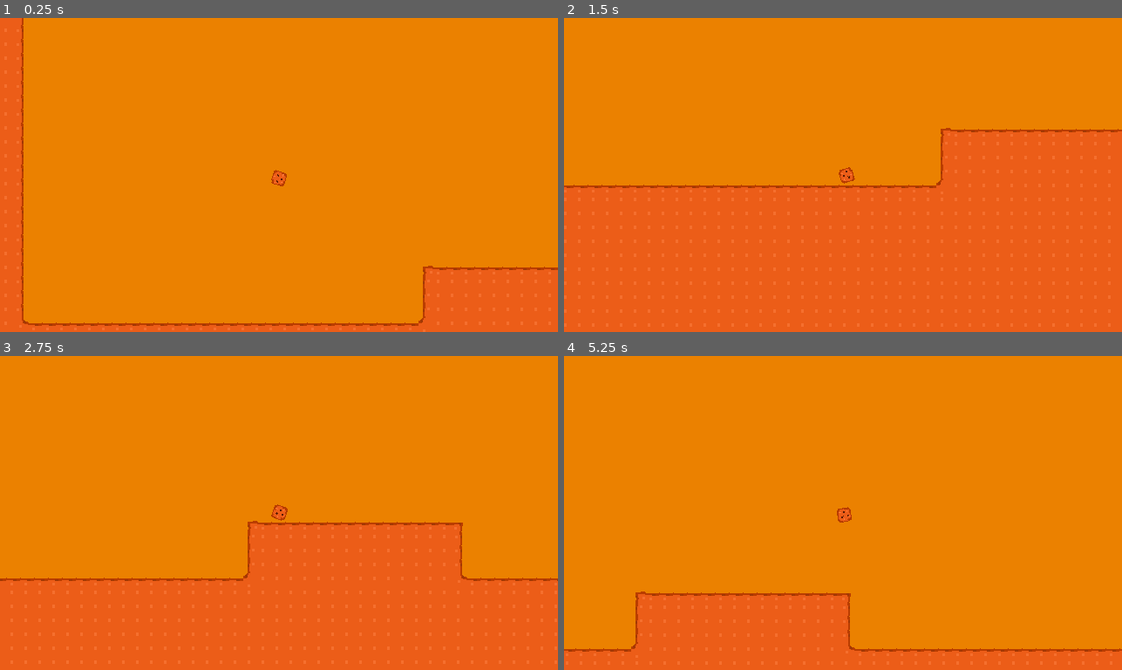
Above: before the commit, frames 1-4 (two rows, left to right).
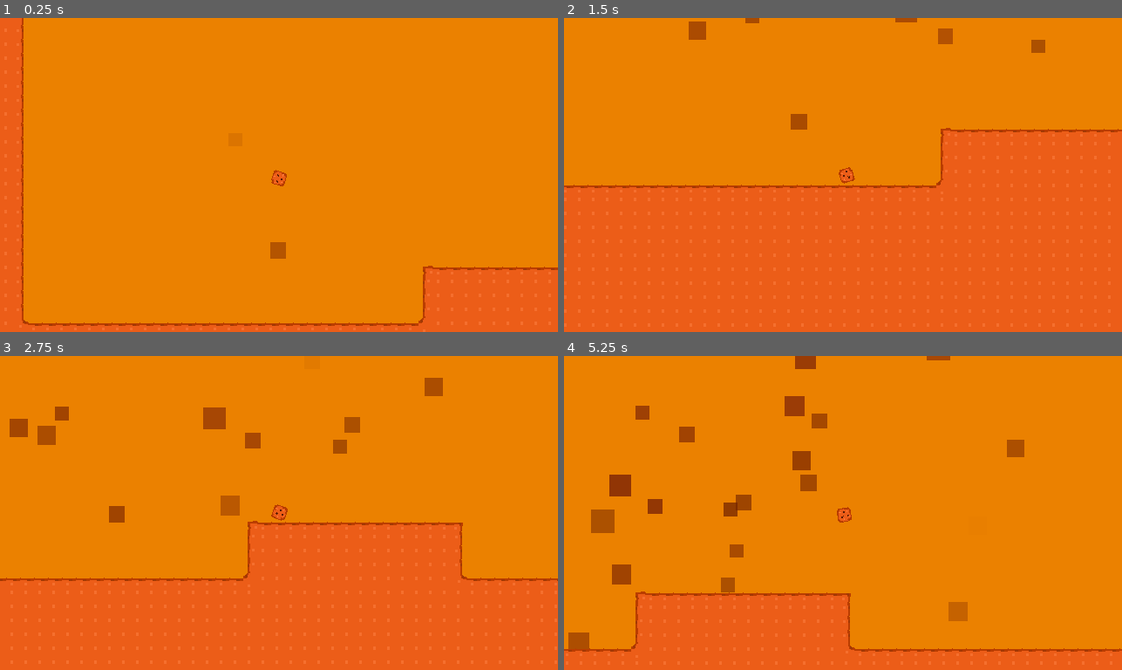
Above: after the commit, the same moments.

Repository: officialErnests/COOKIER
Game: Godot game, scene res://Scene/main_game.tscn
Same seed, same stepped clock (60 frames per second), same inputs: the game is played once before the commit and once after it.
Inputs:
- Up to frame 1 (0.25 s): no input
- Up to frame 2 (1.5 s): tap Enter at 0.5 s; hold D (right) from 0.53 s (still down); tap W (jump) at 0.77 s
- Up to frame 3 (2.75 s): tap W (jump) at 1.52 s; release D (right) at 2.03 s; hold A (left) from 2.03 s (still down)
- Up to frame 4 (5.25 s): release A (left) at 2.78 s; hold D (right) 2.78-4.28 s; tap W (jump) at 3.02, 3.77, 4.52 s; hold A (left) 4.28-5.03 s; hold D (right) from 5.03 s (still down)

The runs differ from the first frame. In frame 1, 0.1% of the frame differs, in the area x 48-52%, y 71-77%; in frame 2, 0.7%; in frame 3, 1.7%; in frame 4, 3.2%, in the area x 0-83%, y 0-94%.

Commit message:
MORE SHMOVING

Diff:
--- a/Scene/main_game.tscn
+++ b/Scene/main_game.tscn
@@ -1,9 +1,10 @@
-[gd_scene load_steps=7 format=4 uid="uid://couf5d2ja8hlw"]
+[gd_scene load_steps=11 format=4 uid="uid://couf5d2ja8hlw"]
 
 [ext_resource type="PackedScene" uid="uid://cbug8uf2jfnsj" path="res://Scene/player.tscn" id="1_jv8gs"]
 [ext_resource type="Texture2D" uid="uid://b6d4mpsdxod5h" path="res://Assets/tilemap/Cookie_dough.png" id="2_vh4eo"]
 [ext_resource type="Script" uid="uid://dn1gx7ihof05a" path="res://Scripts/destruction.gd" id="3_1btii"]
 [ext_resource type="Script" uid="uid://jntpygkaorbk" path="res://Scripts/follow_cam.gd" id="3_htkpn"]
+[ext_resource type="Script" uid="uid://di1ylt0fak0" path="res://Scripts/follow_cam_center.gd" id="5_44mwd"]
 
 [sub_resource type="TileSetAtlasSource" id="TileSetAtlasSource_htkpn"]
 texture = ExtResource("2_vh4eo")
@@ -393,6 +394,33 @@
 terrain_set_0/terrain_0/color = Color(0.5, 0.34375, 0.25, 1)
 sources/1 = SubResource("TileSetAtlasSource_htkpn")
 
+[sub_resource type="Curve" id="Curve_1btii"]
+_data = [Vector2(0, 0), 0.0, 0.0, 0, 0, Vector2(0.025641, 0.520311), 0.0, 0.0, 0, 0, Vector2(0.864469, 1), 0.0, 0.0, 0, 0, Vector2(1, 0), 0.0, 0.0, 0, 0]
+point_count = 4
+
+[sub_resource type="CurveTexture" id="CurveTexture_58ae2"]
+curve = SubResource("Curve_1btii")
+
+[sub_resource type="ParticleProcessMaterial" id="ParticleProcessMaterial_qy5om"]
+particle_flag_disable_z = true
+emission_shape_scale = Vector3(320, 320, 1)
+emission_shape = 3
+emission_box_extents = Vector3(1, 1, 1)
+direction = Vector3(0, 1, 0)
+initial_velocity_min = 10.0
+initial_velocity_max = 10.0
+radial_velocity_min = -10.0
+radial_velocity_max = -2.23517e-05
+gravity = Vector3(0, -5, 0)
+scale_min = 15.41
+scale_max = 27.4
+color = Color(0.447839, 0.11488, 9.62615e-08, 1)
+alpha_curve = SubResource("CurveTexture_58ae2")
+hue_variation_min = -0.03
+hue_variation_max = 0.03
+turbulence_initial_displacement_min = -4.0
+turbulence_initial_displacement_max = -4.0
+
 [node name="main_game" type="Node2D"]
 
 [node name="square" parent="." node_paths=PackedStringArray("ground") instance=ExtResource("1_jv8gs")]
@@ -419,34 +447,10 @@
 color = Color(0.92, 0.506, 0, 1)
 script = ExtResource("3_htkpn")
 
-[node name="DarkerBg" type="ColorRect" parent="."]
-z_index = -20
-anchors_preset = 8
-anchor_left = 0.5
-anchor_top = 0.5
-anchor_right = 0.5
-anchor_bottom = 0.5
-offset_left = -1280.0
-offset_top = -720.0
-offset_right = 1280.0
-offset_bottom = 720.0
-grow_horizontal = 2
-grow_vertical = 2
-color = Color(0.775444, 0.275107, 9.62615e-08, 1)
-script = ExtResource("3_htkpn")
-
-[node name="DarkerBg2" type="ColorRect" parent="."]
-z_index = -30
-anchors_preset = 8
-anchor_left = 0.5
-anchor_top = 0.5
-anchor_right = 0.5
-anchor_bottom = 0.5
-offset_left = -2560.0
-offset_top = -1440.0
-offset_right = 2560.0
-offset_bottom = 1440.0
-grow_horizontal = 2
-grow_vertical = 2
-color = Color(0.558192, 0.0678325, 4.81308e-08, 1)
-script = ExtResource("3_htkpn")
+[node name="GPUParticles2D" type="GPUParticles2D" parent="."]
+z_index = -5
+amount = 64
+lifetime = 10.0
+explosiveness = 0.1
+process_material = SubResource("ParticleProcessMaterial_qy5om")
+script = ExtResource("5_44mwd")
--- a/Scene/player.tscn
+++ b/Scene/player.tscn
@@ -17,3 +17,9 @@
 [node name="MainCam" type="Camera2D" parent="."]
 position_smoothing_speed = 10.0
 script = ExtResource("3_xa75v")
+
+[node name="BlocksEaten" type="CanvasLayer" parent="MainCam"]
+
+[node name="Label" type="Label" parent="MainCam/BlocksEaten"]
+offset_right = 40.0
+offset_bottom = 23.0
--- a/Scripts/follow_cam.gd
+++ b/Scripts/follow_cam.gd
@@ -1,4 +1,4 @@
 extends ColorRect
 
 func _process(_delta: float) -> void:
-    global_position = get_viewport().get_camera_2d().global_position - size/2
+	global_position = get_viewport().get_camera_2d().global_position - size/2
--- /dev/null
+++ b/Scripts/follow_cam_center.gd
@@ -0,0 +1,4 @@
+extends Node2D
+
+func _process(_delta: float) -> void:
+    global_position = get_viewport().get_camera_2d().global_position
Binary file added: Audiowide/Audiowide-Regular.ttf
Not shown, added: Audiowide/Audiowide-Regular.ttf.import
Not shown, added: Audiowide/OFL.txt
Not shown, added: Scripts/follow_cam_center.gd.uid
